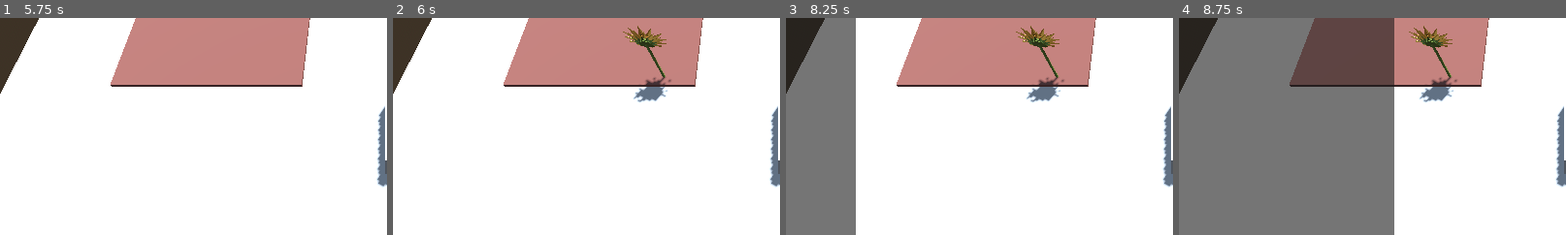
Above: before the commit, frames 1-4 (left to right).
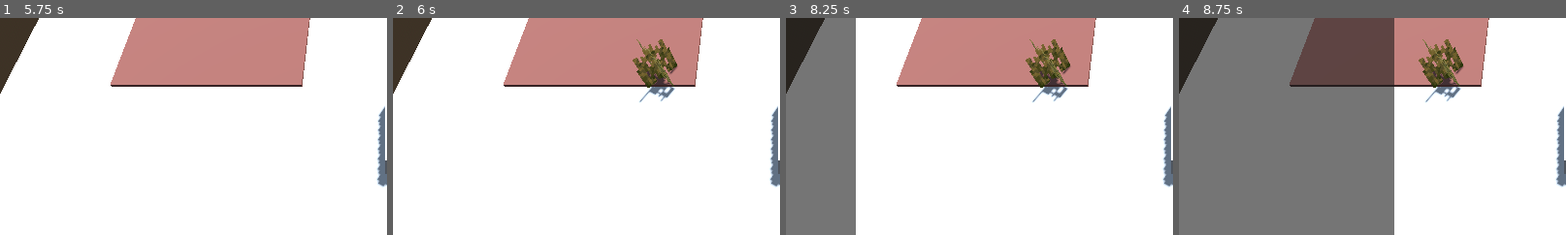
Above: after the commit, the same moments.

Repository: ToBinio/secrets-of-soil
Game: Godot game, scene res://scenes/main.tscn
The game is run twice, just before and just after one commit, with the same random seed, the same clock (stepped at 60 frames per second) and the same inputs.
Inputs (mouse positions are % of the whole screen's width and height, from its top left):
- Up to frame 1 (5.75 s): tap Enter at 0.5, 2, 3.5 s; move the mouse to (72, 45) at 0.52 s; click (72, 45) at 0.67 s; tap Space at 1.25, 2.75, 4.25 s; move the mouse to (30, 55) at 1.27 s; click (30, 55) at 1.42 s; move the mouse to (60, 28) at 2.02 s; click (60, 28) at 2.17 s; move the mouse to (45, 70) at 2.77 s; click (45, 70) at 2.92 s; move the mouse to (80, 65) at 3.52 s; click (80, 65) at 3.67 s; move the mouse to (20, 35) at 4.27 s; click (20, 35) at 4.42 s; move the mouse to (55, 50) at 5.02 s; click (55, 50) at 5.17 s
- Up to frame 2 (6 s): move the mouse to (35, 25) at 5.77 s; click (35, 25) at 5.92 s
- Up to frame 3 (8.25 s): move the mouse to (72, 45) at 6.52 s; click (72, 45) at 6.67 s; move the mouse to (30, 55) at 7.27 s; click (30, 55) at 7.42 s; move the mouse to (60, 28) at 8.02 s; click (60, 28) at 8.17 s
- Up to frame 4 (8.75 s): no input
The pictures show only the part of the screen within x 0-50%, y 12-61%; the shares and areas given below are measured in that part.

Frame 1 is identical in both runs. In frame 2, 2.3% of the frame differs, in the area x 59-74%, y 3-39%; in frame 3, 2.3%; in frame 4, 2.3%.

Commit message:
add wheat

Diff:
--- /dev/null
+++ b/scenes/plant_clicker.tscn
@@ -0,0 +1,8 @@
+[gd_scene load_steps=2 format=3 uid="uid://boeiwk7qotto2"]
+
+[ext_resource type="Script" uid="uid://bxpknsj5j8a1v" path="res://scripts/plant_clicker.gd" id="1_am5sk"]
+
+[node name="Clicker" type="Area3D"]
+script = ExtResource("1_am5sk")
+
+[connection signal="input_event" from="." to="." method="_on_input_event"]
--- a/scenes/plants/sunflower.tscn
+++ b/scenes/plants/sunflower.tscn
@@ -1,7 +1,7 @@
 [gd_scene load_steps=5 format=3 uid="uid://bfvklom7mvg26"]
 
 [ext_resource type="PackedScene" uid="uid://bnju6l2m5u8rc" path="res://assets/plants/sunflower/sunflower.gltf" id="1_40ky6"]
-[ext_resource type="Script" uid="uid://bxpknsj5j8a1v" path="res://scripts/plant-clicker.gd" id="1_uoh7n"]
+[ext_resource type="PackedScene" uid="uid://boeiwk7qotto2" path="res://scenes/plant_clicker.tscn" id="1_uoh7n"]
 [ext_resource type="Resource" uid="uid://c85nr0tqy0565" path="res://scripts/resources/plants/sunflower.tres" id="2_duwge"]
 
 [sub_resource type="CapsuleShape3D" id="CapsuleShape3D_40ky6"]
@@ -10,8 +10,7 @@
 
 [node name="Sunflower" type="Node3D"]
 
-[node name="Clicker" type="Area3D" parent="."]
-script = ExtResource("1_uoh7n")
+[node name="Clicker" parent="." instance=ExtResource("1_uoh7n")]
 plant = ExtResource("2_duwge")
 
 [node name="CollisionShape3D" type="CollisionShape3D" parent="Clicker"]
@@ -20,5 +19,3 @@
 
 [node name="Visual" parent="." instance=ExtResource("1_40ky6")]
 transform = Transform3D(1, 0, 0, 0, 1, 0, 0, 0, 1, 0, 0, -0.0663506)
-
-[connection signal="input_event" from="Clicker" to="Clicker" method="_on_input_event"]
--- /dev/null
+++ b/scenes/plants/wheat.tscn
@@ -0,0 +1,20 @@
+[gd_scene load_steps=5 format=3 uid="uid://kukoxvnrq6e5"]
+
+[ext_resource type="PackedScene" uid="uid://boeiwk7qotto2" path="res://scenes/plant_clicker.tscn" id="1_hodiq"]
+[ext_resource type="PackedScene" uid="uid://bwi3piy4f66no" path="res://assets/plants/wheat/wheat.gltf" id="1_yfabo"]
+[ext_resource type="Resource" uid="uid://dl5fl0mgy1sor" path="res://scripts/resources/plants/wheat.tres" id="2_ucxq8"]
+
+[sub_resource type="CapsuleShape3D" id="CapsuleShape3D_ucxq8"]
+radius = 0.503301
+height = 1.26241
+
+[node name="Wheat" type="Node3D"]
+
+[node name="Clicker" parent="." instance=ExtResource("1_hodiq")]
+plant = ExtResource("2_ucxq8")
+
+[node name="CollisionShape3D" type="CollisionShape3D" parent="Clicker"]
+transform = Transform3D(1, 0, 0, 0, 1, 0, 0, 0, 1, 0, 0.631755, 0)
+shape = SubResource("CapsuleShape3D_ucxq8")
+
+[node name="Visual" parent="." instance=ExtResource("1_yfabo")]
--- a/scenes/world.tscn
+++ b/scenes/world.tscn
@@ -1,6 +1,8 @@
-[gd_scene load_steps=2 format=3 uid="uid://22wsbw7e8njp"]
+[gd_scene load_steps=4 format=3 uid="uid://22wsbw7e8njp"]
 
 [ext_resource type="PackedScene" uid="uid://dpg1chidhkvy3" path="res://scenes/field.tscn" id="1_nnsk1"]
+[ext_resource type="Resource" uid="uid://dl5fl0mgy1sor" path="res://scripts/resources/plants/wheat.tres" id="2_4wyf3"]
+[ext_resource type="PackedScene" uid="uid://kukoxvnrq6e5" path="res://scenes/plants/wheat.tscn" id="3_k0juu"]
 
 [node name="World" type="Node3D"]
 
@@ -25,3 +27,5 @@
 
 [node name="Field" parent="." instance=ExtResource("1_nnsk1")]
 transform = Transform3D(1, 0, 0, 0, 1, 0, 0, 0, 1, -4.61696, 2.38419e-07, -0.0732009)
+plant = ExtResource("2_4wyf3")
+scene = ExtResource("3_k0juu")
--- /dev/null
+++ b/scripts/resources/plants/wheat.tres
@@ -0,0 +1,9 @@
+[gd_resource type="Resource" script_class="Plant" load_steps=2 format=3 uid="uid://dl5fl0mgy1sor"]
+
+[ext_resource type="Script" uid="uid://c2qk2325ok2gv" path="res://scripts/resources/plant.gd" id="1_g7v3s"]
+
+[resource]
+script = ExtResource("1_g7v3s")
+name = "Wheat"
+water_consumption = 5.0
+metadata/_custom_type_script = "uid://c2qk2325ok2gv"
Binary file added: assets/plants/wheat/texture.png
Not shown, added: assets/plants/wheat/texture.png.import
Not shown, added: assets/plants/wheat/wheat.gltf
Not shown, added: assets/plants/wheat/wheat.gltf.import
Binary file added: assets/plants/wheat/wheat_0.png
Not shown, added: assets/plants/wheat/wheat_0.png.import
Renamed: scripts/plant-clicker.gd -> scripts/plant_clicker.gd
Renamed: scripts/plant-clicker.gd.uid -> scripts/plant_clicker.gd.uid
Not shown, added: assets/plants/wheat/wheat.bbmodel
